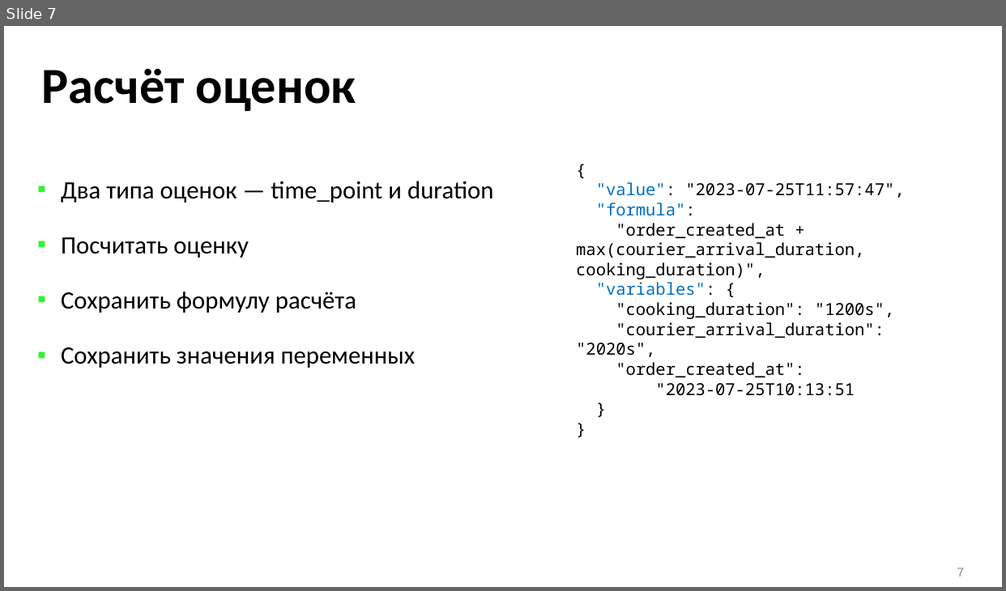
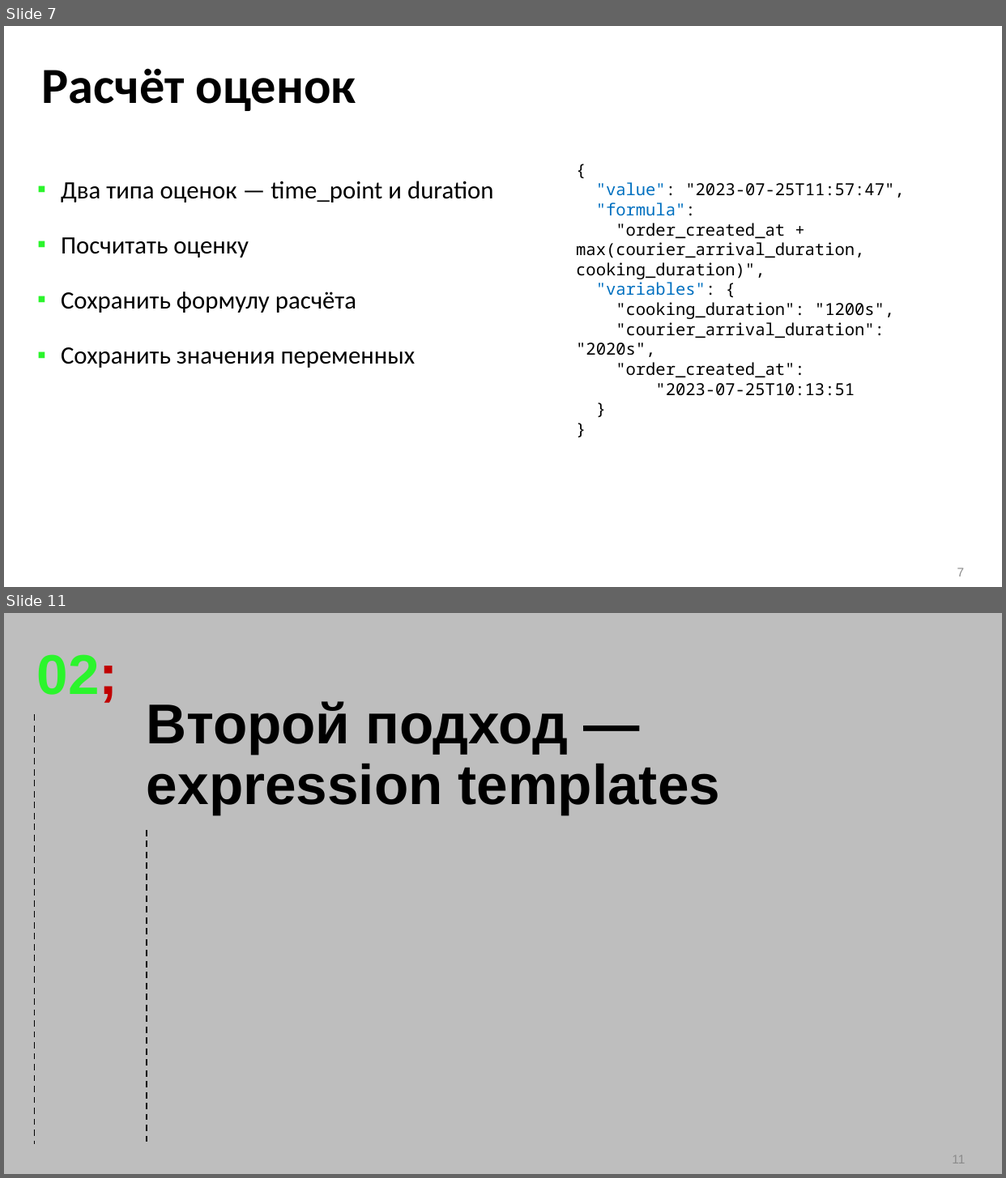
Before and after one commit to ishfb/zcc23, a slide deck: slides_new.pptx. Shown one above the other, each under a label of ours: slide 7 before the commit, slides 7 and 11 after it; the slides between them are not shown. The pictures are 1006x591 and 1006x1178 pixels, drawn with LibreOffice and Linux fonts; fonts in the diff are those of the drawing; background and template pictures are left out. Boxes give left, top, right and bottom in pixels: in the first picture for what was removed or moved away, otherwise in the second. Text is boxed around its words. In the diff, an @@ line names an element or a change of style, - is before the commit and + after.

```diff
--- a/slides_new.pptx
+++ b/slides_new.pptx
@@ slide 11 added at (4, 613, 1002, 1174), background #BEBEBE @@
@@ text added at (37, 654, 118, 703), 54 pt, text #2BF52C, bold @@
+02;
@@ title added at (147, 701, 720, 815), 54 pt, text #000000, bold @@
+Второй подход — expression templates
@@ line added from (35, 715) to (35, 1144), #000000 1.5 pt dashed @@
@@ line added from (147, 830) to (147, 1144), #000000 1.5 pt dashed @@
@@ page number added at (952, 1156, 965, 1164), 12 pt, text #8C8C8C @@
+11
```
Also in this commit, not shown: 2 slides changed, 14 other slides added.
